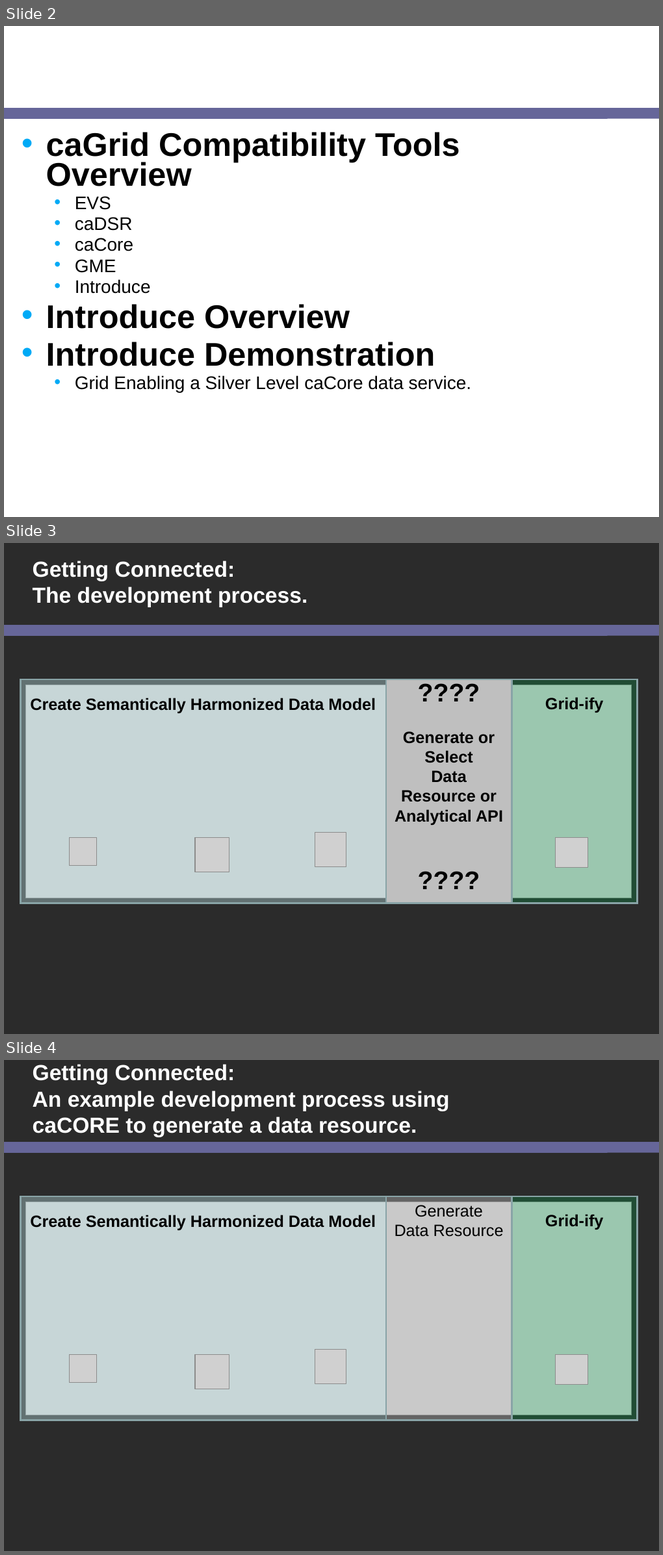
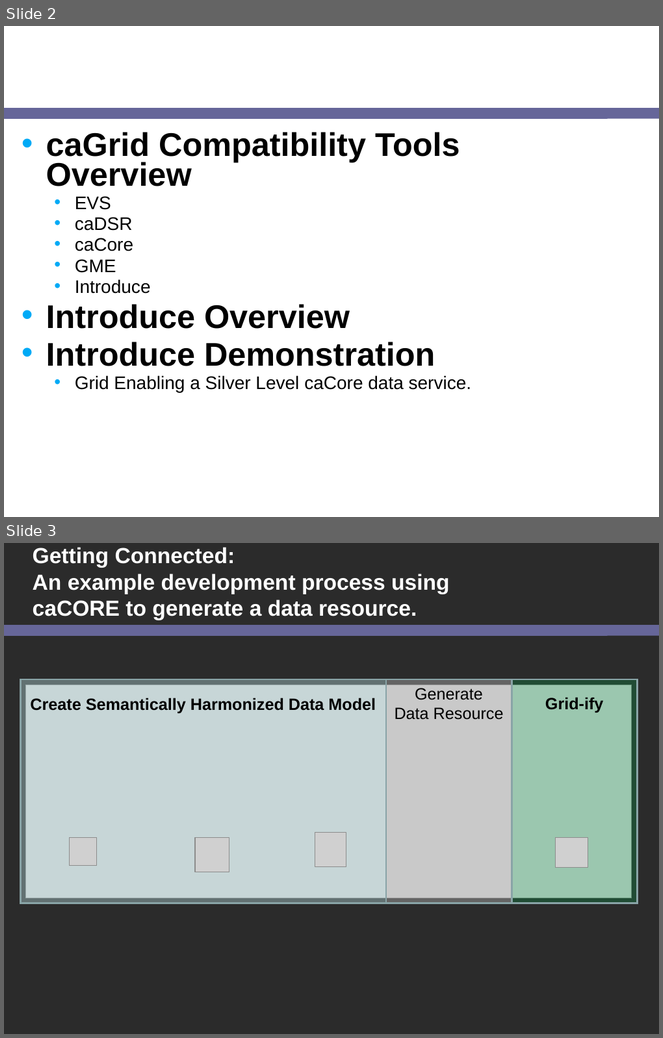
Before and after one commit to NCIP/cagrid-docs, a slide deck: presentations/introduce/Introduce-1.1-caGrid-ONC.ppt. Shown one above the other, each under a label of ours: slides 2, 3 and 4 before the commit, slides 2 and 3 after it. The pictures are 663x1555 and 663x1038 pixels, drawn with LibreOffice and Linux fonts; fonts in the diff are those of the drawing; grey boxes stand for pictures; background and template pictures are left out; a plain dark background stands for a picture behind light text. Boxes give left, top, right and bottom in pixels: in the first picture for what was removed or moved away, otherwise in the second. Text is boxed around its words. In the diff, an @@ line names an element or a change of style, - is before the commit and + after.

```diff
--- a/presentations/introduce/Introduce-1.1-caGrid-ONC.ppt
+++ b/presentations/introduce/Introduce-1.1-caGrid-ONC.ppt
@@ slide 3 removed at bbox=[4, 543, 659, 1034], background picture (left out); not listed: 1 template element that a slide beside it also shows @@
@@ title removed at bbox=[33, 561, 308, 607] @@
-Getting Connected:
-The development process.
@@ rectangle removed at bbox=[20, 679, 386, 903] @@
-Create Semantically Harmonized Data Model
@@ picture removed at bbox=[25, 685, 632, 899] @@
@@ rectangle removed at bbox=[386, 679, 512, 903] @@
-????
-Generate or Select
-Data Resource or Analytical API
-????
@@ rectangle removed at bbox=[512, 679, 638, 903] @@
-Grid-ify
@@ picture removed at bbox=[315, 833, 346, 867] @@
@@ picture removed at bbox=[70, 838, 97, 866] @@
@@ picture removed at bbox=[195, 838, 230, 872] @@
@@ picture removed at bbox=[556, 838, 588, 867] @@
@@ what was slide 4 is now slide 3 @@
```
Also in this commit, not shown: 4 other files.
